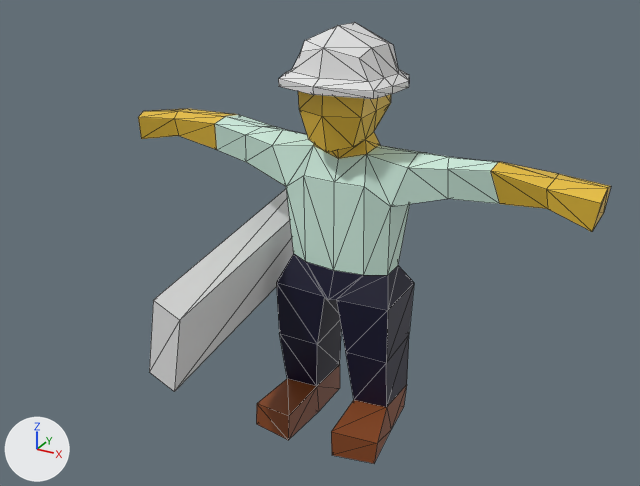
The glTF model assets/models/engineer.glb as it was, and as the next commit left it.
The view is the same before and after, from a 50 mm camera at (1.95, -4.03, 2.99) aimed at (-0.16, -0.19, 1.07). Arrows for +X, +Y and +Z are at lower left; the lights stay in place. The picture after the commit comes second. Mesh edges are drawn as thin lines. Vertices at exactly the same position are counted once.

The older version as bpy lines, for what is in view:
```python
me_cube = bpy.data.meshes.new('Cube')
me_cube.from_pydata(...)  # 8 vertices, 12 faces; spans x -0.73..-0.33, y -1.21..0.74, z 0.63..1.18
me_cube.materials.append(mat_teamcolor)  # white #e7e7e7
me_cube_001 = bpy.data.meshes.new('Cube.001')
me_cube_001.from_pydata(...)  # 194 vertices, 384 faces; spans x -1.41..1.26, y -0.52..0.21, z -0.01..2.24
# faces by material slot: [108, 58, 42, 84, 92]
me_cube_001.materials.append(mat_material_001)  # yellow #e7be3a
me_cube_001.materials.append(mat_pants)  # black #04032a
me_cube_001.materials.append(mat_shoes)  # brown #84441b
me_cube_001.materials.append(mat_shirt)  # pale green #ceedde
me_cube_001.materials.append(mat_hat)  # white #e7e7e7
ob_cube = bpy.data.objects.new('Cube', me_cube)
ob_cube.location = (0.0, 0.0, 0.0)
ob_cube_001 = bpy.data.objects.new('Cube.001', me_cube_001)
ob_cube_001.location = (0.0, 0.0, 0.0)
```
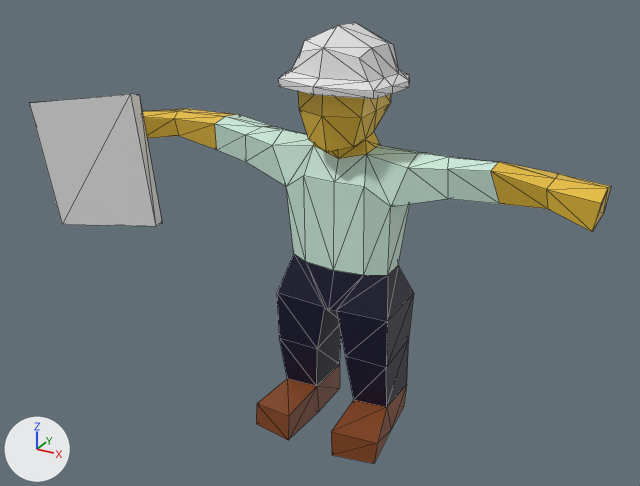
Location of each change, (x1, y1, x2, y2) in pixels of the pictures (640 x 486 px):
'Cube', reshaped: before (149, 189, 294, 392); after (29, 94, 162, 226)

The change, as a diff of the scene's bpy script:
```diff
--- a/assets/models/engineer.glb.py
+++ b/assets/models/engineer.glb.py
@@ me_cube @@
 # used by ob_cube; location = (0.0, 0.0, 0.0)
-me_cube.from_pydata(...)  # 8 vertices, 12 faces; spans x -0.73..-0.33, y -1.21..0.74, z 0.63..1.18
-me_cube.vertices[0].co = (-0.53, 0.74, 1.11)
-me_cube.vertices[1].co = (-0.33, -1.2, 1.04)  # pixel (179, 320)
-me_cube.vertices[2].co = (-0.59, 0.74, 0.71)
-me_cube.vertices[3].co = (-0.4, -1.2, 0.63)  # pixel (174, 391)
-me_cube.vertices[4].co = (-0.67, 0.73, 1.18)
-me_cube.vertices[5].co = (-0.47, -1.21, 1.11)  # pixel (153, 300)
-me_cube.vertices[6].co = (-0.73, 0.73, 0.78)
-me_cube.vertices[7].co = (-0.53, -1.21, 0.71)  # pixel (149, 372)
+me_cube.from_pydata(...)  # 8 vertices, 12 faces; spans x -1.83..-1.19, y -0.54..-0.23, z 0.97..1.78
+# me_cube part 1
+me_cube.vertices[0].co = (-1.83, -0.47, 1.69)
+me_cube.vertices[1].co = (-1.27, -0.26, 1.76)  # pixel (139, 94)
+me_cube.vertices[2].co = (-1.74, -0.43, 0.97)
+me_cube.vertices[3].co = (-1.2, -0.23, 0.99)  # pixel (162, 223)
+me_cube.vertices[4].co = (-1.83, -0.54, 1.71)  # pixel (29, 102)
+me_cube.vertices[5].co = (-1.27, -0.33, 1.78)  # pixel (130, 93)
+me_cube.vertices[6].co = (-1.73, -0.5, 0.98)  # pixel (62, 224)
+me_cube.vertices[7].co = (-1.19, -0.3, 1.0)  # pixel (155, 226)
 me_cube.materials.append(mat_teamcolor)
```
